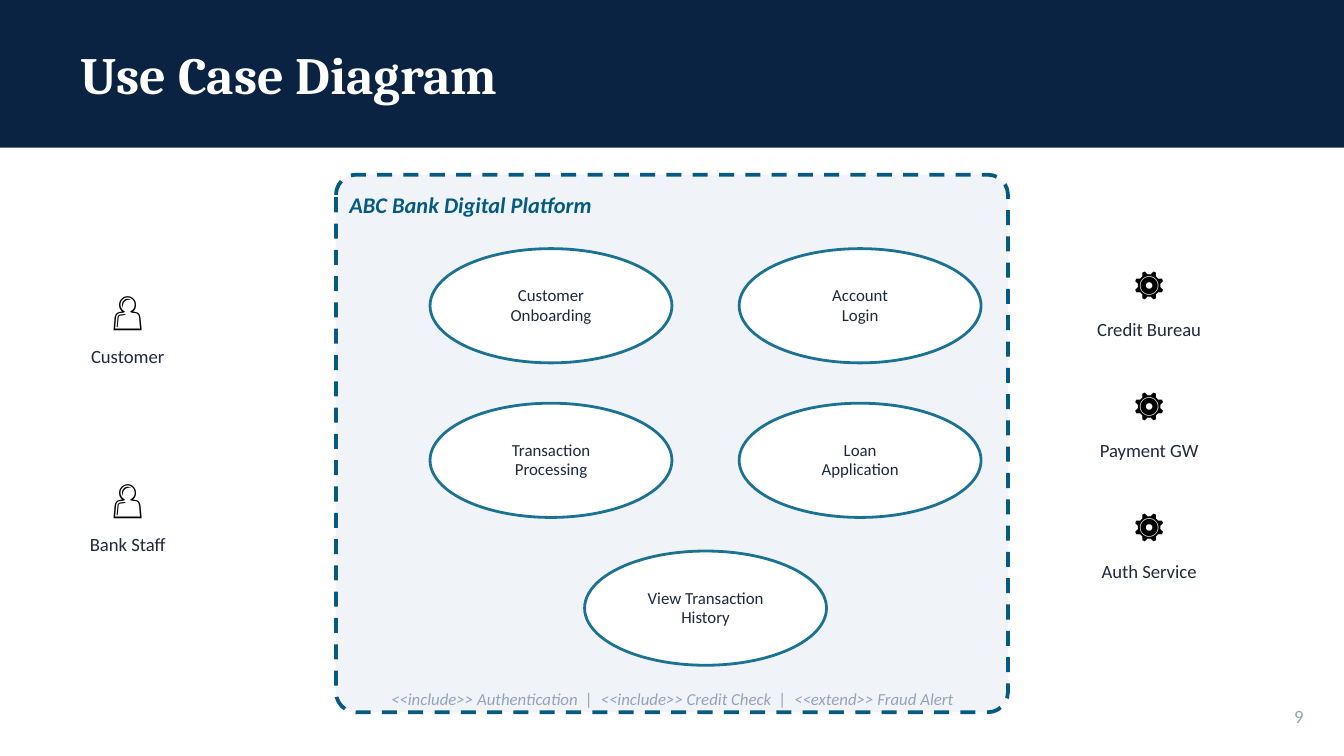
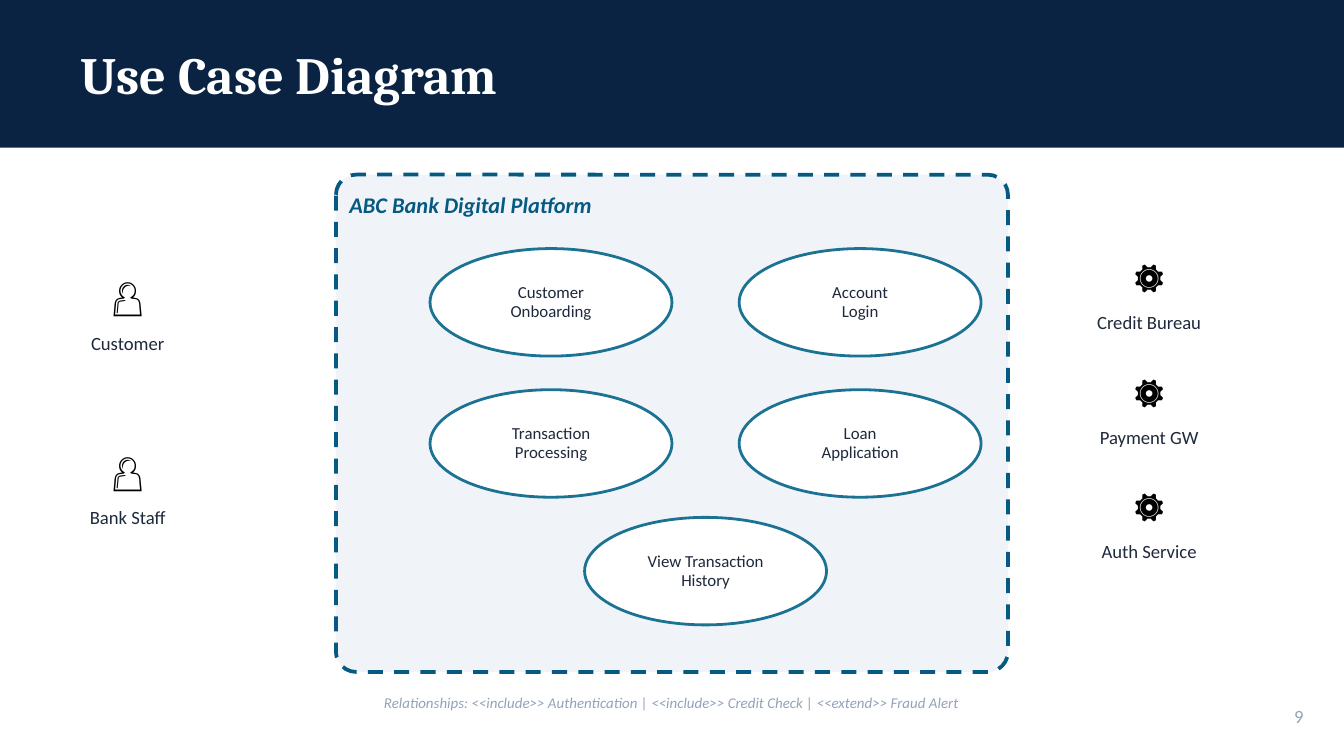
Before and after one commit to WitKoffie/Artist, a slide deck: slide 9 of FinalSubmission.pptx. Drawn at 1344x756 pixels with LibreOffice and Linux fonts; fonts in the diff are those of the drawing. Boxes give left, top, right and bottom in pixels: in the first picture for what was removed or moved away, otherwise in the second. Text is boxed around its words. In the diff, an @@ line names an element or a change of style, - is before the commit and + after.

```diff
--- a/FinalSubmission.pptx
+++ b/FinalSubmission.pptx
@@ rounded rectangle: place and size @@
-rounded rectangle at <box>336,175,1008,712</box>
+rounded rectangle at <box>336,175,1008,672</box>
@@ rounded rectangle at <box>336,175,1008,672</box>: proportions changed @@
@@ text "Customer": place and size @@
-text "Customer" at <box>511,290,592,324</box>
+text "Customer" at <box>511,287,592,320</box>
@@ ellipse: place and size @@
-ellipse at <box>430,249,672,363</box>
+ellipse at <box>430,249,672,356</box>
@@ text "Account": place and size @@
-text "Account" at <box>832,290,888,324</box>
+text "Account" at <box>832,287,888,320</box>
@@ ellipse: place and size @@
-ellipse at <box>739,249,981,363</box>
+ellipse at <box>739,249,981,356</box>
@@ text "⚙️": place and size @@
-text "⚙️" at <box>1116,255,1183,309</box>
+text "⚙️" at <box>1116,249,1183,302</box>
@@ text "Credit Bureau": place and size @@
-text "Credit Bureau" at <box>1097,323,1201,336</box>
+text "Credit Bureau" at <box>1097,316,1201,329</box>
@@ 4 texts: place and size @@
-4 texts at <box>91,282,1198,460</box>
+4 texts at <box>91,269,1198,447</box>
@@ text "Transaction": place and size @@
-text "Transaction" at <box>512,444,590,478</box>
+text "Transaction" at <box>512,427,590,461</box>
@@ ellipse: place and size @@
-ellipse at <box>430,403,672,517</box>
+ellipse at <box>430,390,672,497</box>
@@ text "Loan": place and size @@
-text "Loan" at <box>822,445,899,478</box>
+text "Loan" at <box>822,428,899,461</box>
@@ ellipse: place and size @@
-ellipse at <box>739,403,981,517</box>
+ellipse at <box>739,390,981,497</box>
@@ text "👤": place and size @@
-text "👤" at <box>94,470,161,524</box>
+text "👤" at <box>94,444,161,497</box>
@@ text "⚙️": place and size @@
-text "⚙️" at <box>1116,497,1183,551</box>
+text "⚙️" at <box>1116,477,1183,531</box>
@@ text "Bank Staff": place and size @@
-text "Bank Staff" at <box>90,538,165,551</box>
+text "Bank Staff" at <box>90,511,165,524</box>
@@ text "View Transaction": place and size @@
-text "View Transaction" at <box>648,592,763,626</box>
+text "View Transaction" at <box>648,555,763,589</box>
@@ ellipse: place and size @@
-ellipse at <box>585,551,827,665</box>
+ellipse at <box>585,517,827,625</box>
@@ text "Auth Service": place and size @@
-text "Auth Service" at <box>1102,565,1196,578</box>
+text "Auth Service" at <box>1102,545,1196,558</box>
@@ text at <box>384,697,958,711</box>: text changed; size 9 to 8 pt @@
-<<include>> Authentication | <<include>> Credit Check | <<extend>> Fraud Alert
+Relationships: <<include>> Authentication | <<include>> Credit Check | <<extend>> Fraud Alert
```
Also in this commit, not shown: 17 other slides changed, 5 slides added, 2 slides removed, 2 other files.
